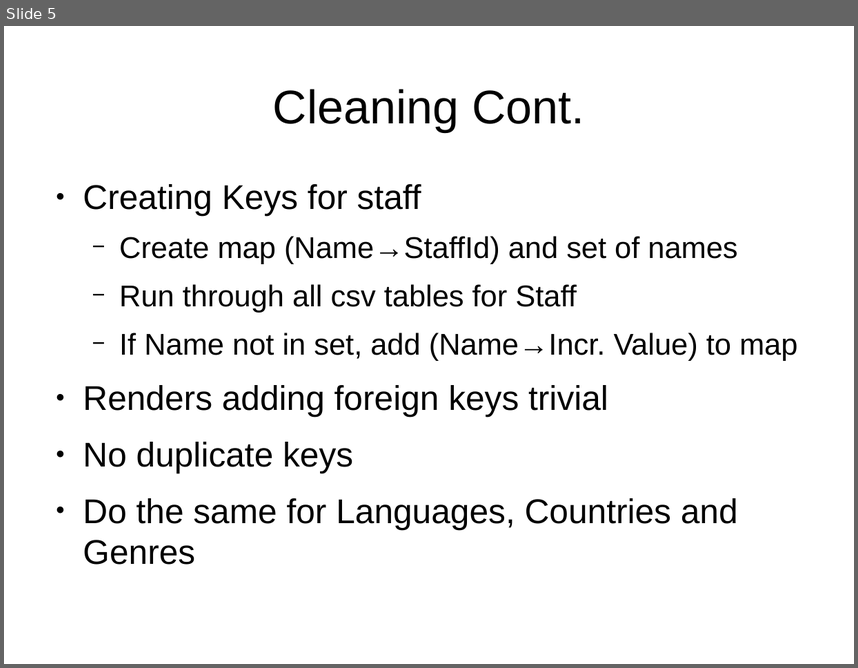
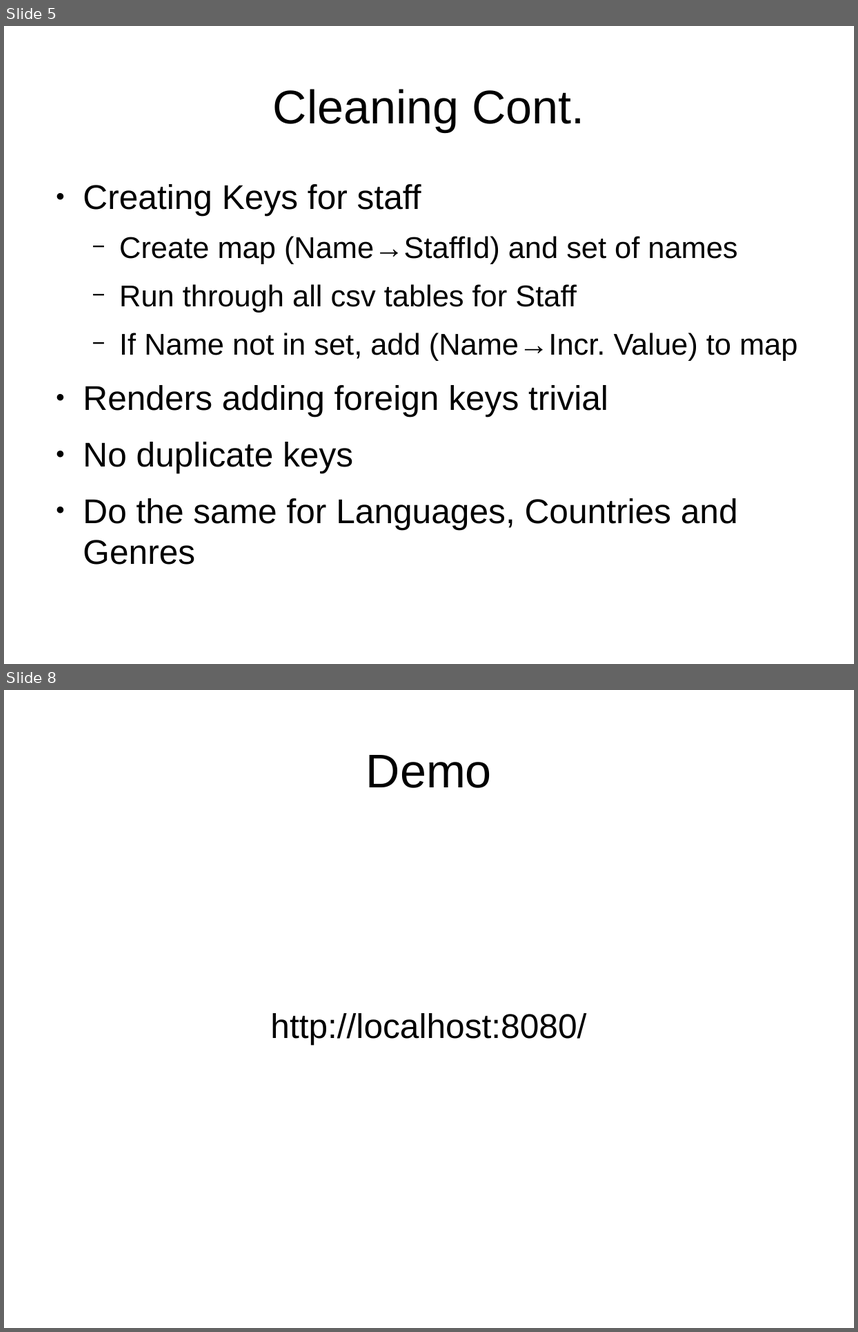
Before and after one commit to Moodoo245/Database-Project, a slide deck: presentation.odp. Shown one above the other, each under a label of ours: slide 5 before the commit, slides 5 and 8 after it; the slides between them are not shown. The pictures are 858x668 and 858x1332 pixels, drawn with LibreOffice and Linux fonts; fonts in the diff are those of the drawing. Boxes give left, top, right and bottom in pixels: in the first picture for what was removed or moved away, otherwise in the second. Text is boxed around its words. In the diff, an @@ line names an element or a change of style, - is before the commit and + after.

```diff
--- a/presentation.odp
+++ b/presentation.odp
@@ slide 8 added at [4,690,854,1328], background #FFFFFF @@
@@ title added at [366,755,492,788], 44 pt, text #000000 @@
+Demo
@@ subtitle added at [270,1013,586,1044], 32 pt, text #000000 @@
+http://localhost:8080/
```
Also in this commit, not shown: 2 slides changed, 1 other slide added, 2 slides removed, 3 other files.
